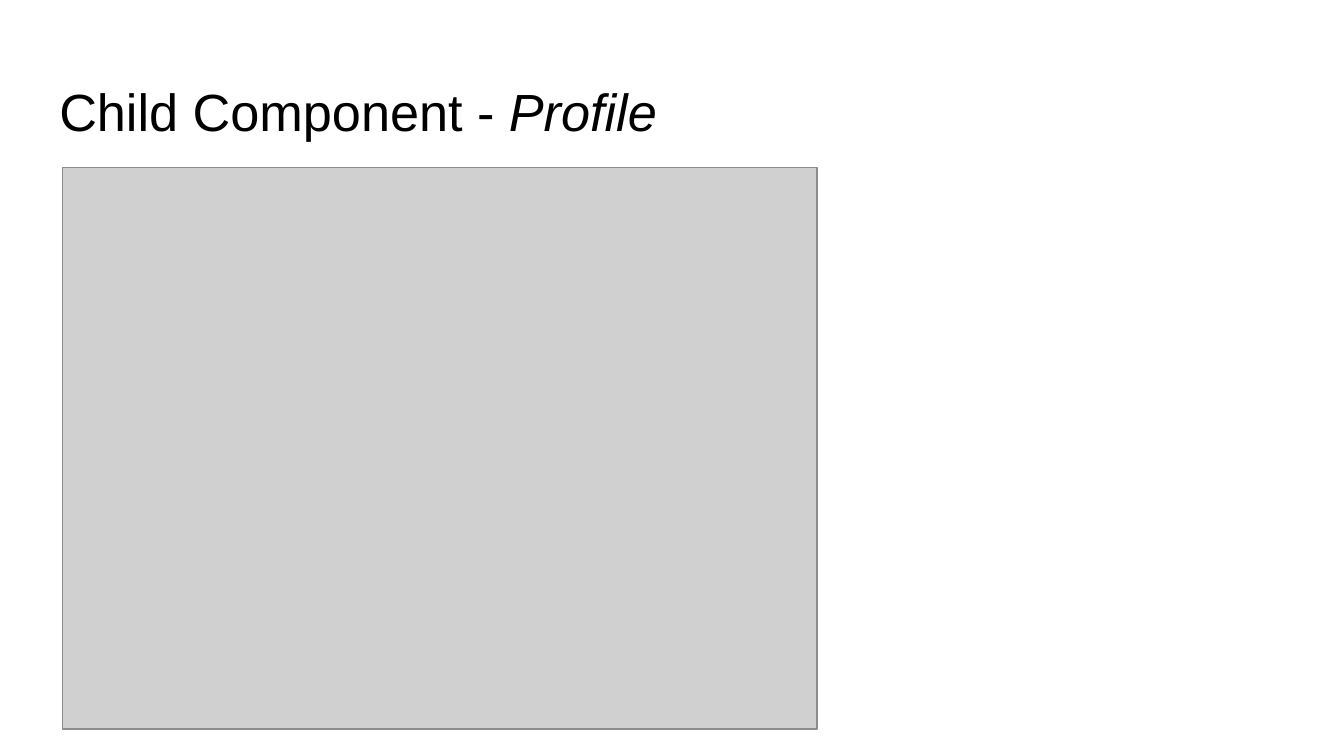
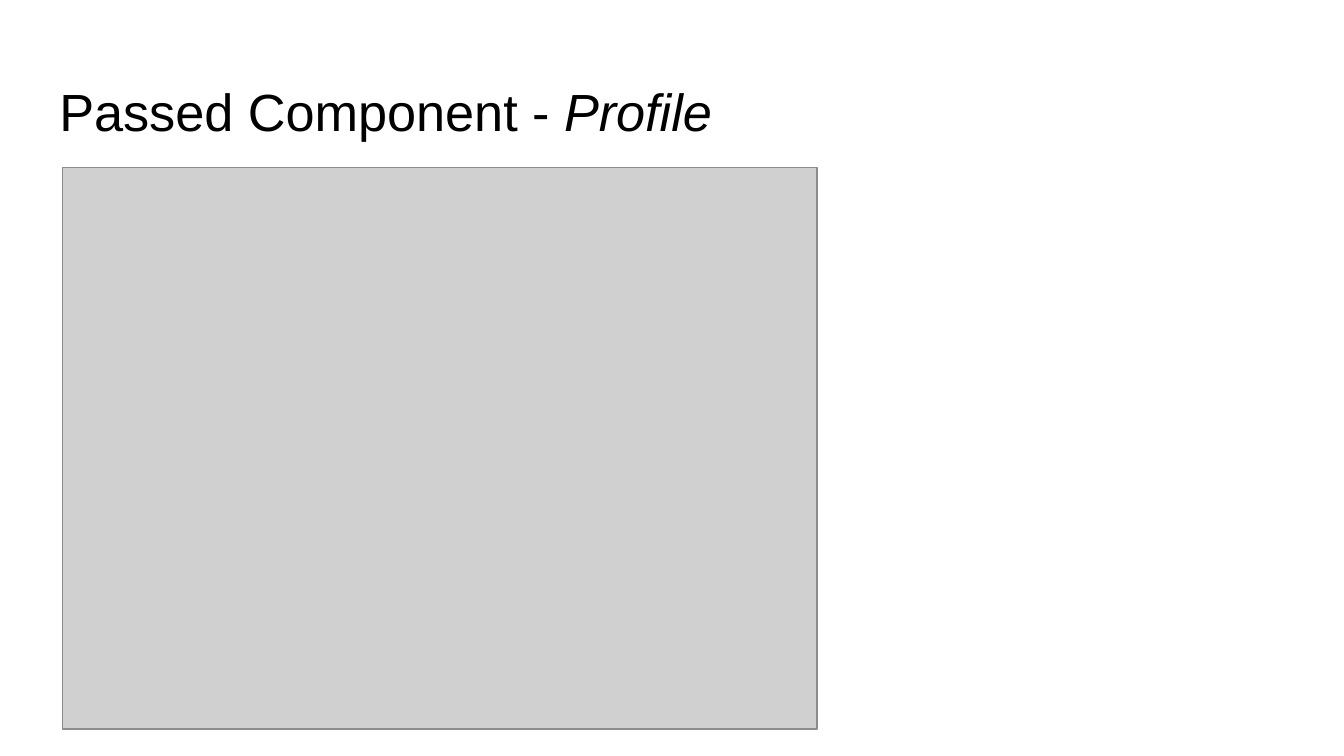
Before and after one commit to ridoansaleh/sharing-business-logic, a slide deck: slide 14 of docs/Sharing Common Logic Between Components.pptx (slide 12 before the commit). Drawn at 1344x756 pixels with LibreOffice and Linux fonts; fonts in the diff are those of the drawing; grey boxes stand for pictures. Boxes give left, top, right and bottom in pixels: in the first picture for what was removed or moved away, otherwise in the second. Text is boxed around its words. In the diff, an @@ line names an element or a change of style, - is before the commit and + after.

Commit message:
update docs and add children props (#2)

```diff
--- a/docs/Sharing Common Logic Between Components.pptx
+++ b/docs/Sharing Common Logic Between Components.pptx
@@ title at [59, 93, 712, 141]: text changed @@
-Child Component - Profile
+Passed Component - Profile
```
Also in this commit, not shown: 6 other slides changed, 6 slides added, 4 slides removed, 7 other files.
